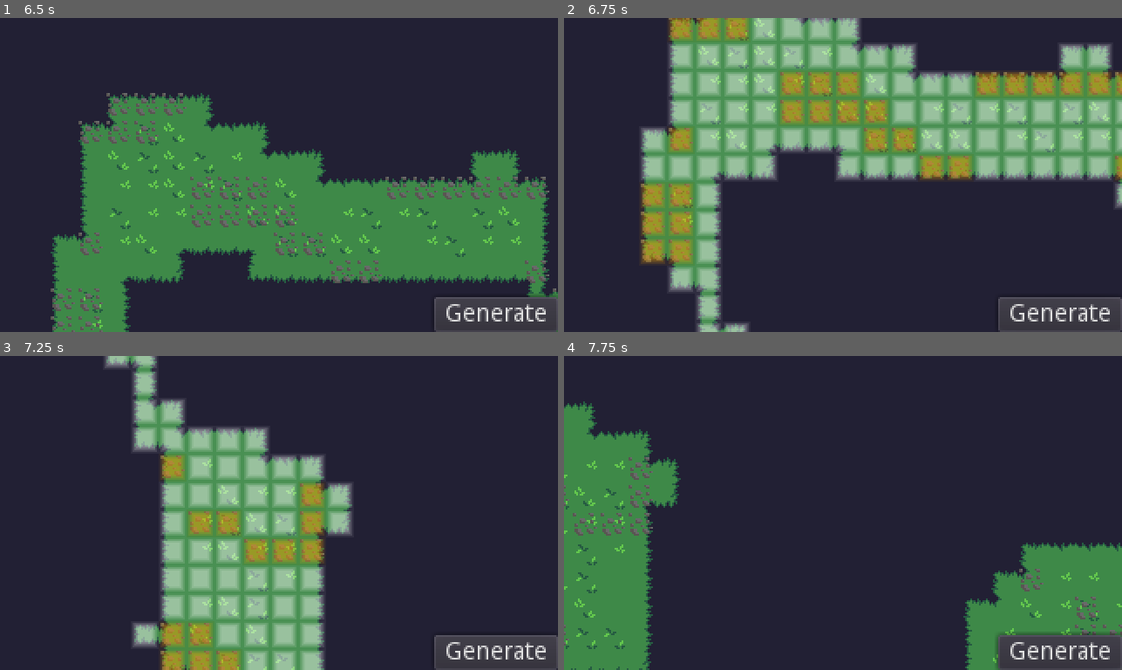
Above: before the commit, frames 1-4 (two rows, left to right).
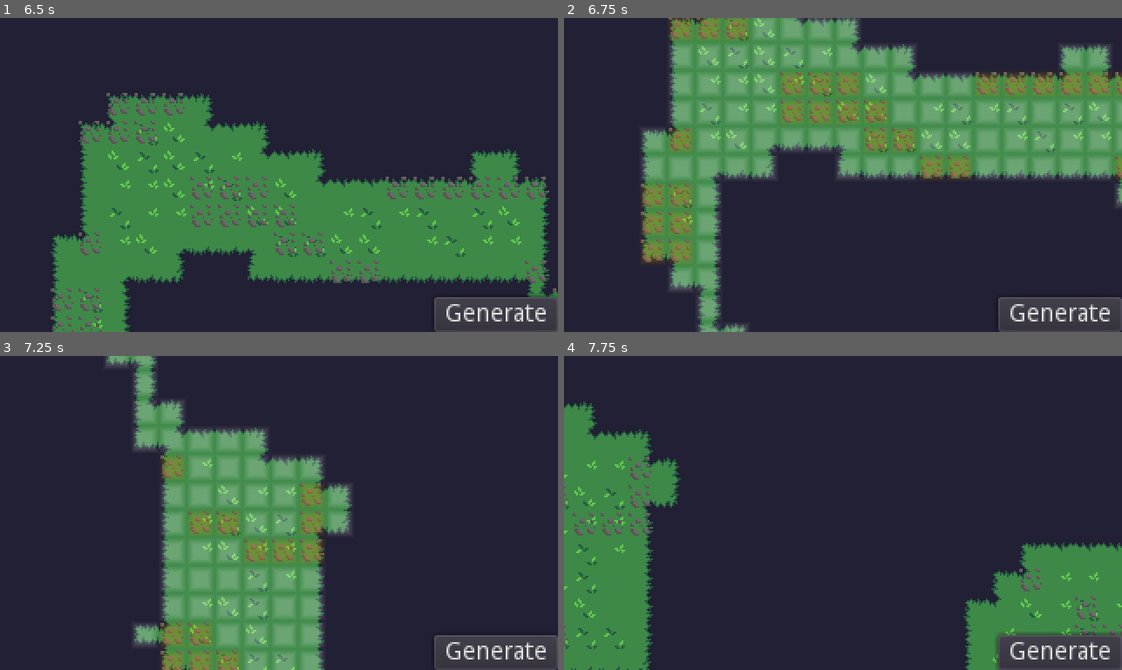
Above: after the commit, the same moments.

Repository: Byteron/floating-islands
Game: Godot game, scene res://source/menu/TitleScreen.tscn
Two runs of this game, one before a commit and one after it. Both use one fixed random seed, a clock stepped at 60 frames per second and the inputs below.
Inputs (mouse positions are in pixels of both pictures, inside the frame that each line leads up to):
- Up to frame 1 (6.5 s): click "New Game" at 0.5 s; click "Generate" at 1.25 s; tap Enter at 2 s; move the mouse to (401, 159) at 2.02 s; press the mouse at (401, 159) at 2.03 s; hold Right (ui_right) 2.03-2.78 s; move the mouse to (167, 190) at 2.77 s; release the mouse at (167, 190) at 2.78 s; hold Down (ui_down) 2.78-3.53 s; right-click (167, 190) at 2.85 s; move the mouse to (334, 105) at 3.52 s; press the mouse at (334, 105) at 3.53 s; hold Right (ui_right) 3.53-4.28 s; move the mouse to (251, 237) at 4.27 s; release the mouse at (251, 237) at 4.28 s; hold Up (ui_up) 4.28-5.03 s; right-click (251, 237) at 4.35 s; move the mouse to (446, 222) at 5.02 s; press the mouse at (446, 222) at 5.03 s; hold Left (ui_left) from 5.03 s (still down); move the mouse to (111, 127) at 5.77 s; release the mouse at (111, 127) at 5.78 s; right-click (111, 127) at 5.85 s
- Up to frame 2 (6.75 s): move the mouse to (870, 175) at 6.52 s; release Left (ui_left) at 6.53 s; press the mouse at (870, 175) at 6.53 s; hold Down (ui_down) from 6.53 s (still down)
- Up to frame 3 (7.25 s): keep holding Down (ui_down)
- Up to frame 4 (7.75 s): move the mouse to (759, 434) at 7.27 s; release Down (ui_down) at 7.28 s; release the mouse at (759, 434) at 7.28 s; hold Right (ui_right) from 7.28 s (still down); right-click (759, 434) at 7.35 s

Frame 1 is identical in both runs. In frame 2, 26% of the frame differs, in the area x 14-100%, y 0-100%; in frame 3, 16%; in frame 4, nothing differs.

Commit message:
minor changes to TileHighlighter

Diff:
--- a/source/game/interface/TileHighlighter.tscn
+++ b/source/game/interface/TileHighlighter.tscn
@@ -3,9 +3,9 @@
 [ext_resource path="res://source/game/interface/TileHighlighter.gd" type="Script" id=1]
 
 [sub_resource type="StyleBoxFlat" id=1]
-bg_color = Color( 1, 1, 1, 0.470588 )
+bg_color = Color( 1, 1, 1, 0.235294 )
 border_width_left = 4
-border_width_top = 3
+border_width_top = 4
 border_width_right = 4
 border_width_bottom = 4
 border_color = Color( 1, 1, 1, 0 )
